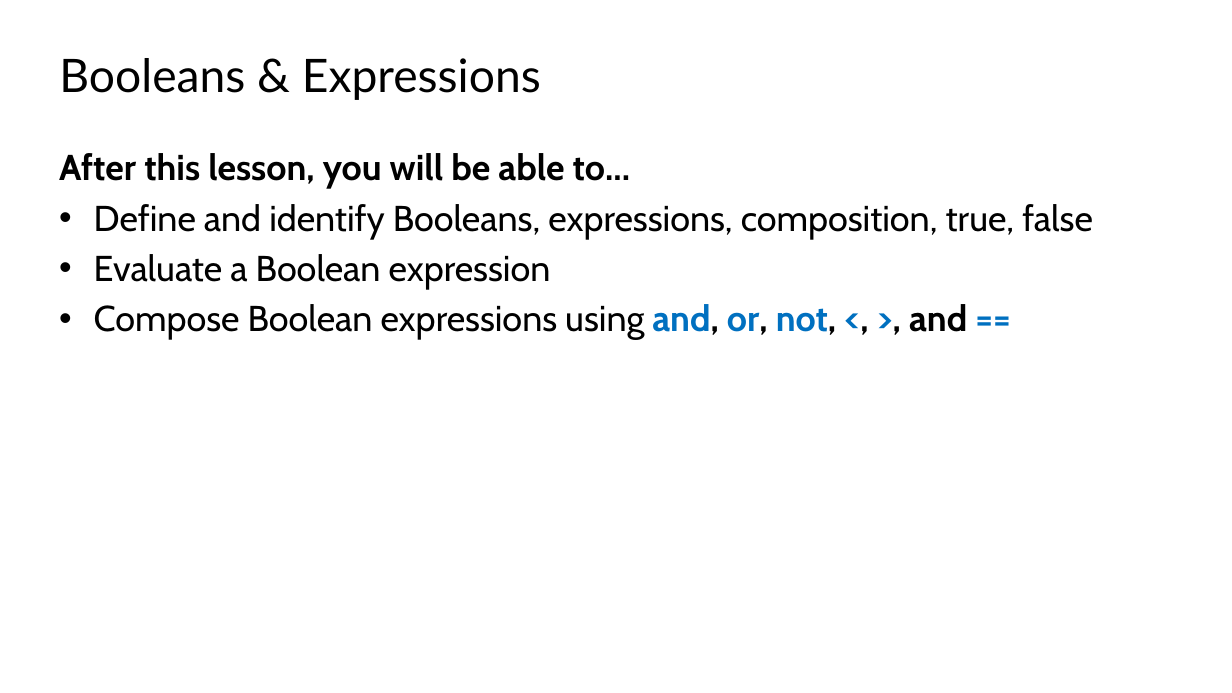
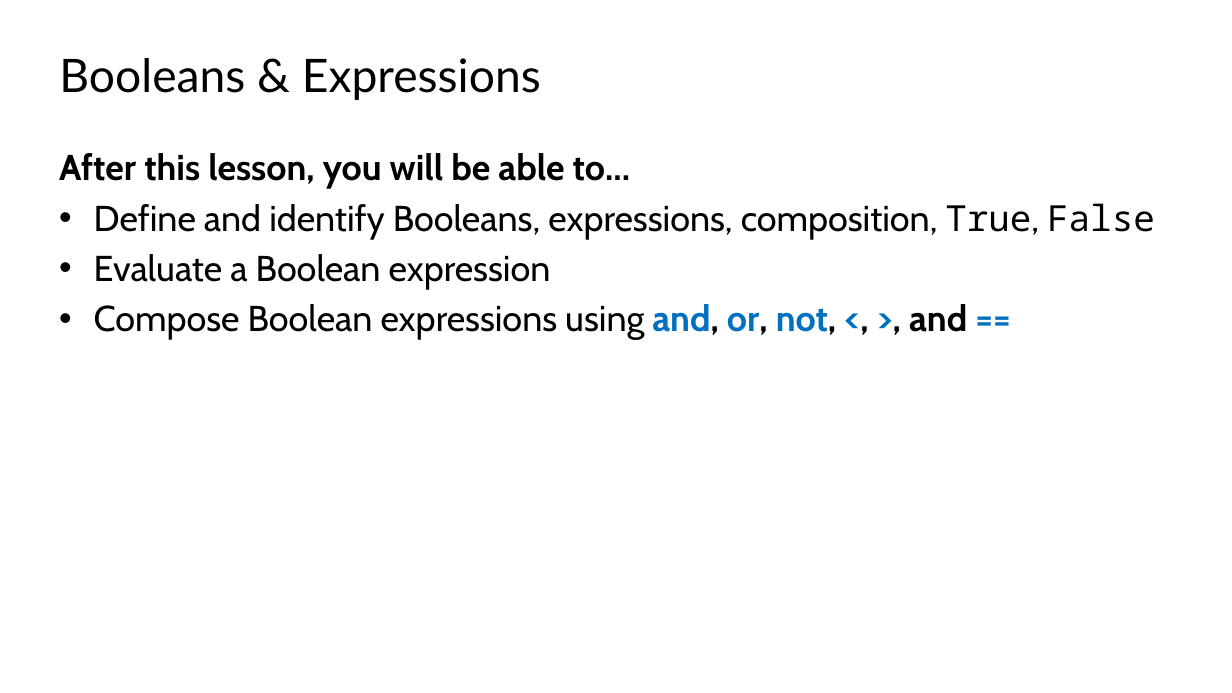
Before and after one commit to TEALSK12/2nd-semester-introduction-to-computer-science, a slide deck: slide 2 of docs/units/2_unit/slidedecks/Intro Python 2.02 TEALS.pptx. Drawn at 1232x693 pixels with LibreOffice and Linux fonts; fonts in the diff are those of the drawing; background and template pictures are left out. Boxes give left, top, right and bottom in pixels: in the first picture for what was removed or moved away, otherwise in the second. Text is boxed around its words. In the diff, an @@ line names an element or a change of style, - is before the commit and + after.

```diff
--- a/docs/units/2_unit/slidedecks/Intro Python 2.02 TEALS.pptx
+++ b/docs/units/2_unit/slidedecks/Intro Python 2.02 TEALS.pptx
@@ text at (x1=94, y1=203, x2=1155, y2=240): text changed @@
-• Define and identify Booleans, expressions, composition, true, false
+• Define and identify Booleans, expressions, composition, True, False
```
Also in this commit, not shown: 12 other slides changed, 9 other files.
